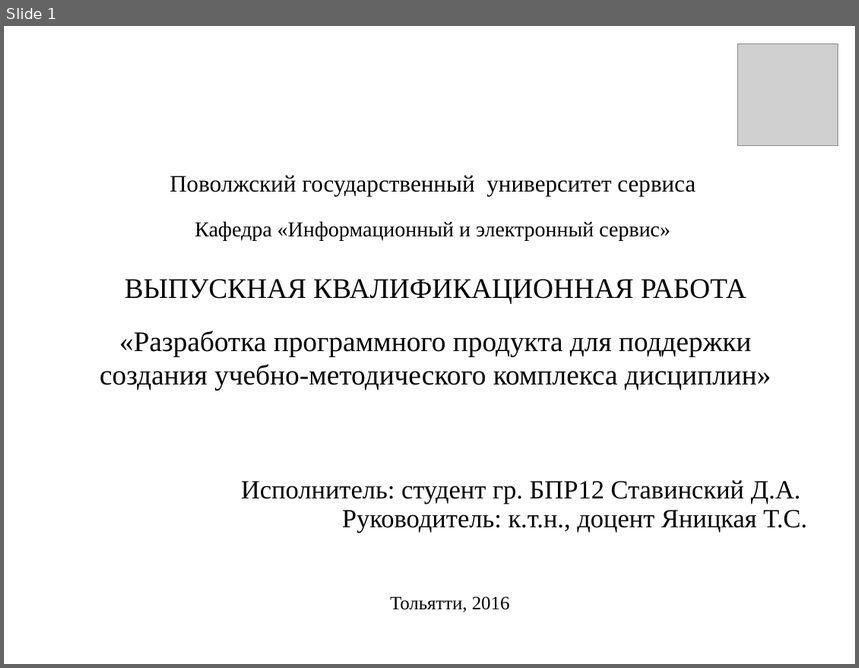
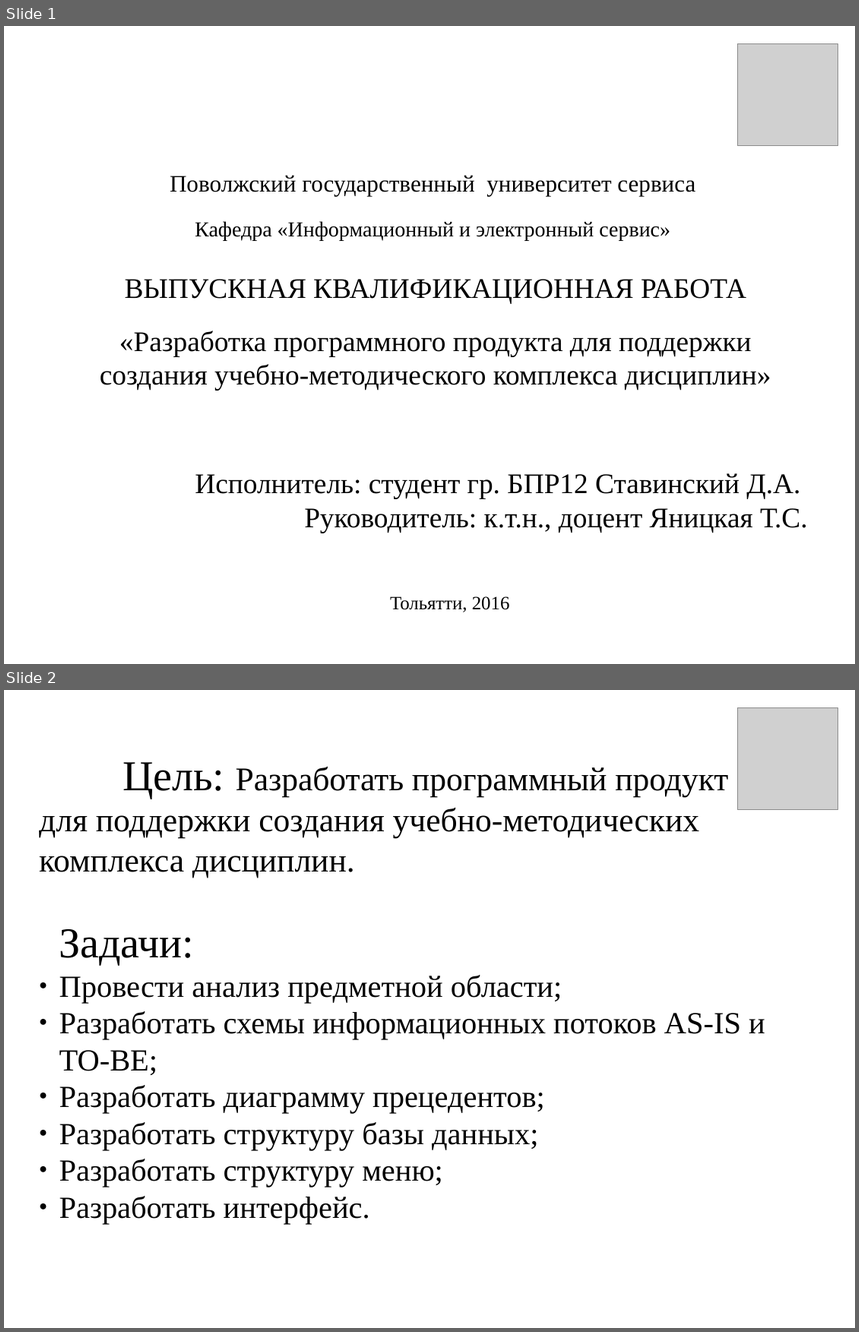
Before and after one commit to Zakycka163/MyProg, a slide deck: 0_Documents_for_ВКР/BKP/Презентация для диплома.ppt. Shown one above the other, each under a label of ours: slide 1 before the commit, slides 1 and 2 after it. The pictures are 859x668 and 859x1332 pixels, drawn with LibreOffice and Linux fonts; fonts in the diff are those of the drawing; grey boxes stand for pictures. Boxes give left, top, right and bottom in pixels: in the first picture for what was removed or moved away, otherwise in the second. Text is boxed around its words. In the diff, an @@ line names an element or a change of style, - is before the commit and + after.

```diff
--- a/0_Documents_for_ВКР/BKP/Презентация для диплома.ppt
+++ b/0_Documents_for_ВКР/BKP/Презентация для диплома.ppt
@@ slide 2 added at [4, 690, 855, 1328], background #FFFFFF @@
@@ picture added at [737, 708, 838, 810] @@
@@ text added at [39, 762, 728, 878], 28 pt, text #000000 @@
+Цель: Разработать программный продукт для поддержки создания учебно-методических комплекса дисциплин.
@@ text added at [59, 929, 766, 1224], 26 pt, text #000000 @@
+Задачи:
+● Провести анализ предметной области;
+● Разработать схемы информационных потоков AS-IS и TO-BE;
+● Разработать диаграмму прецедентов;
+● Разработать структуру базы данных;
+● Разработать структуру меню;
+● Разработать интерфейс.
@@ slide 1 changed as well @@
@@ text "Исполнитель: студент гр. БПР12 Ставинский ..." at [195, 474, 808, 533]: size 22.2 to 24 pt; line spacing 0.9 to 1 @@
```
Also in this commit, not shown: 3 other slides added, 2 other files.
